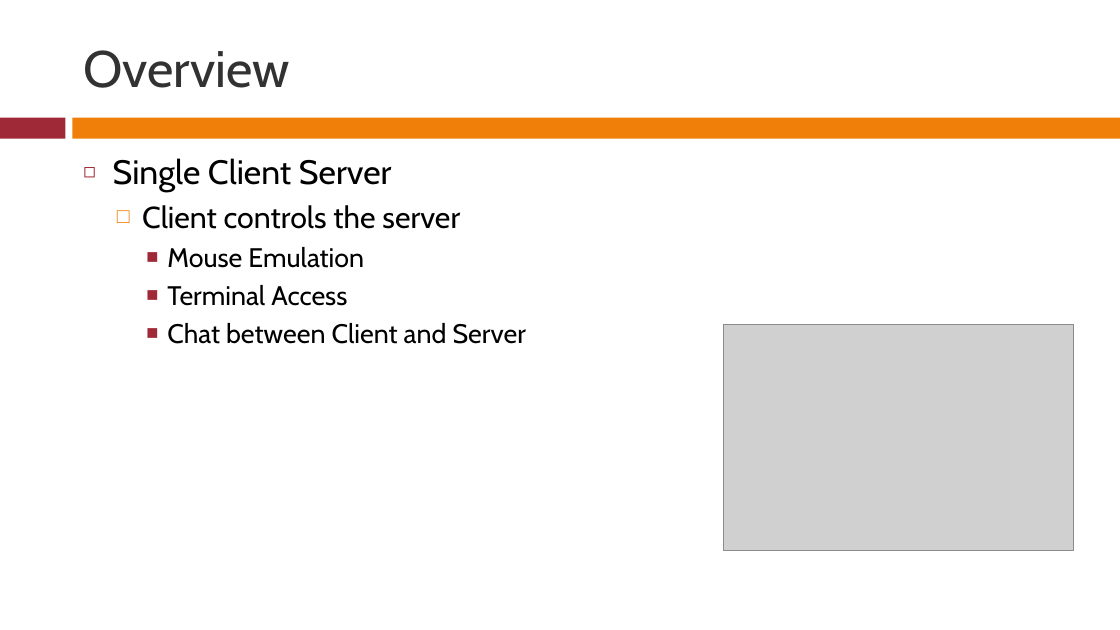
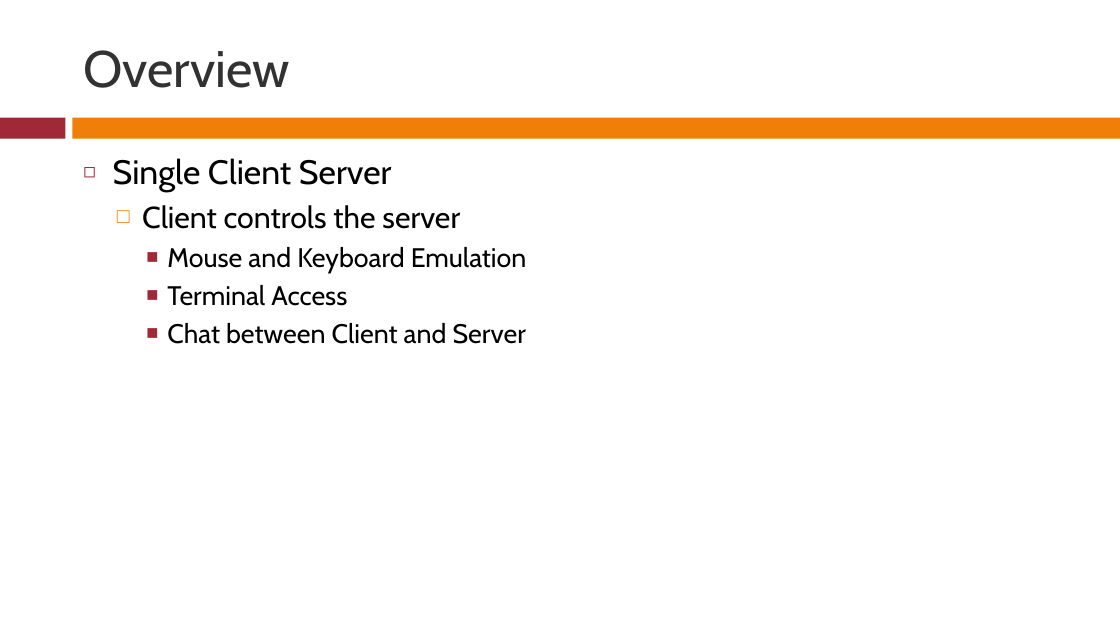
Before and after one commit to rferrance/DataBridge, a slide deck: slide 2 of DataBridgePresentation.pptx. Drawn at 1120x630 pixels with LibreOffice and Linux fonts; fonts in the diff are those of the drawing; grey boxes stand for pictures. Boxes give left, top, right and bottom in pixels: in the first picture for what was removed or moved away, otherwise in the second. Text is boxed around its words. In the diff, an @@ line names an element or a change of style, - is before the commit and + after.

```diff
--- a/DataBridgePresentation.pptx
+++ b/DataBridgePresentation.pptx
@@ text at [167, 247, 527, 273]: text changed @@
-    ■ Mouse Emulation
+    ■ Mouse and Keyboard Emulation
@@ picture removed at [723, 324, 1074, 551] @@
```
Also in this commit, not shown: 2 other slides changed, 1 slide added, 1 slide removed.
